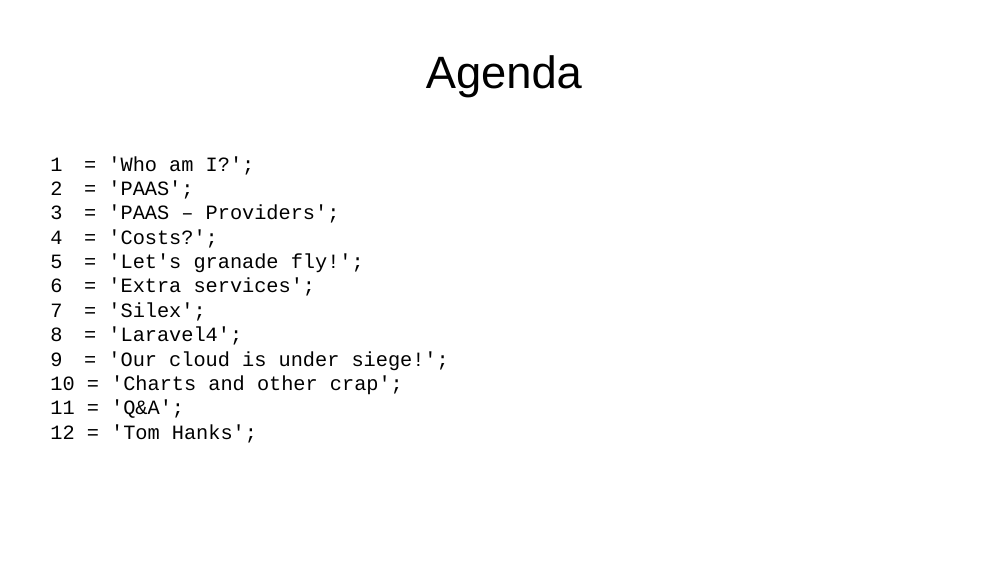
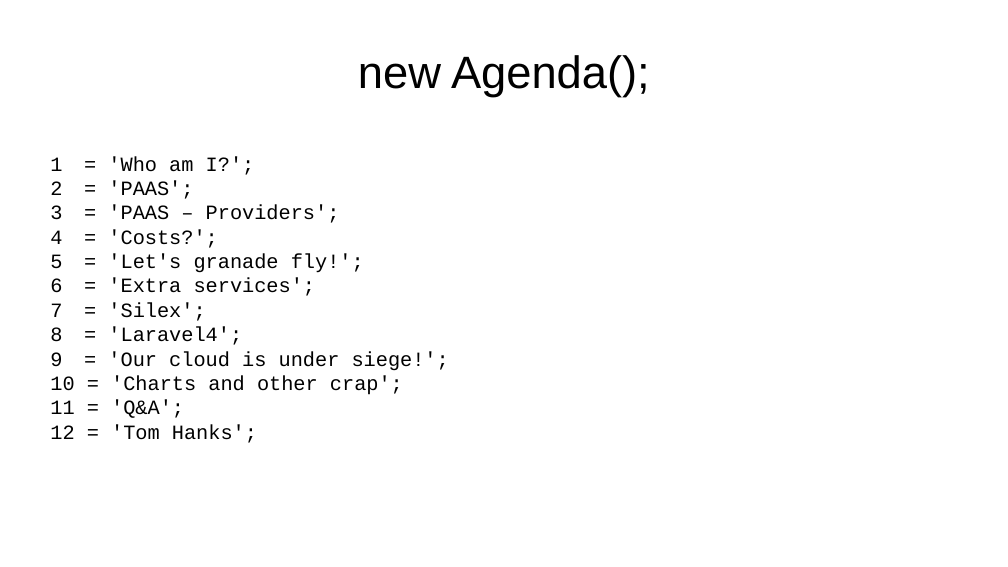
Before and after one commit to emgiezet/meetphp-8, a slide deck: slide 3 of presentation/presentation.odp. Drawn at 1008x567 pixels with LibreOffice and Linux fonts; fonts in the diff are those of the drawing; background and template pictures are left out. Boxes give left, top, right and bottom in pixels: in the first picture for what was removed or moved away, otherwise in the second. Text is boxed around its words. In the diff, an @@ line names an element or a change of style, - is before the commit and + after.

```diff
--- a/presentation/presentation.odp
+++ b/presentation/presentation.odp
@@ title at [358, 55, 650, 97]: text changed @@
-Agenda
+new Agenda();
```
Also in this commit, not shown: 1 other slide changed, 4 slides added, 2 other files.
